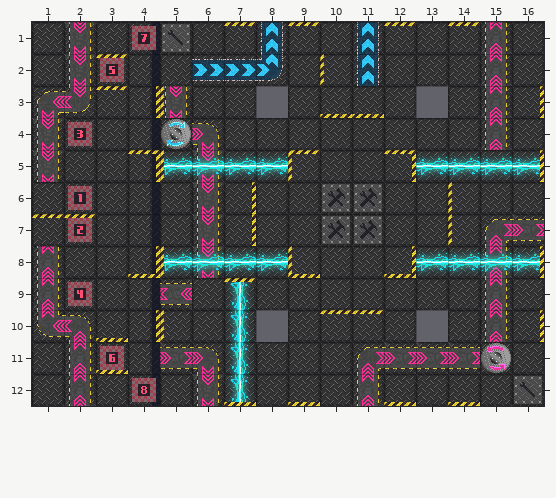
Tiled map, stored at assets/maps/vault.tmx. The picture above is the old version.
Cells are 32x32 px. Shown: x 1..16, y 1..12.
After:
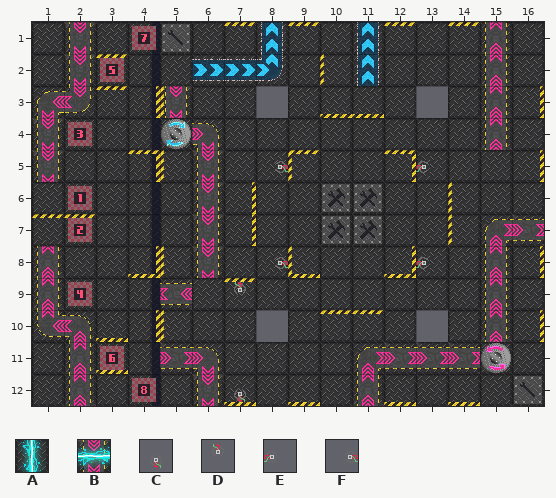
Key: from "roborallyTextures": A 48, B 55, C 60, D 60 turned 180, E 61, F 61 flipped left-right.
_ is an empty cell, . an unchanged one.
See-through tiles are keyed as they look on the map.
The commit says: Make robots block lasers WIP
What changed:
--- layer "lasers"
@@ x 5..16 @@
- 5 BBBB....BBBB
+ 5 ___F....E___
@@ x 5..16 @@
- 8 BBBB....BBBB
- 9 ..A.........
-10 ..A.........
-11 ..A.........
-12 ..A.........
+ 8 ___F....E___
+ 9 ..D.........
+10 .._.........
+11 .._.........
+12 ..C.........
Boxes around the changes in both pictures, in picture pixels (x1, y1, x2, y2):
changed: (164, 154, 288, 179)
changed: (416, 155, 540, 179)
changed: (164, 250, 288, 402)
changed: (416, 250, 540, 275)
